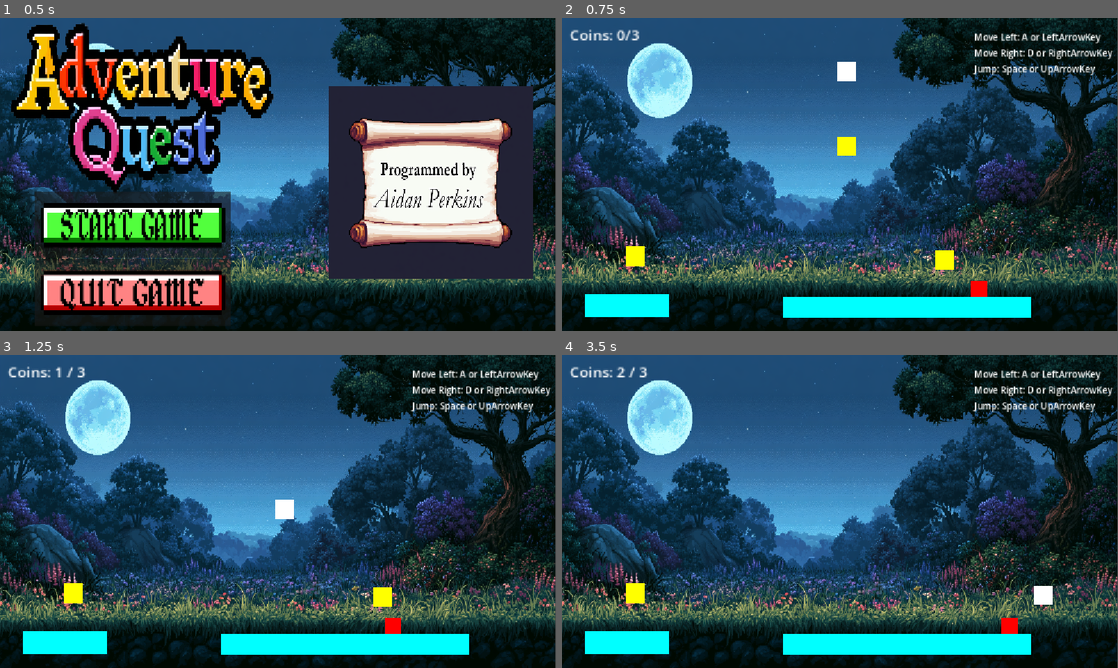
Above: before the commit, frames 1-4 (two rows, left to right).
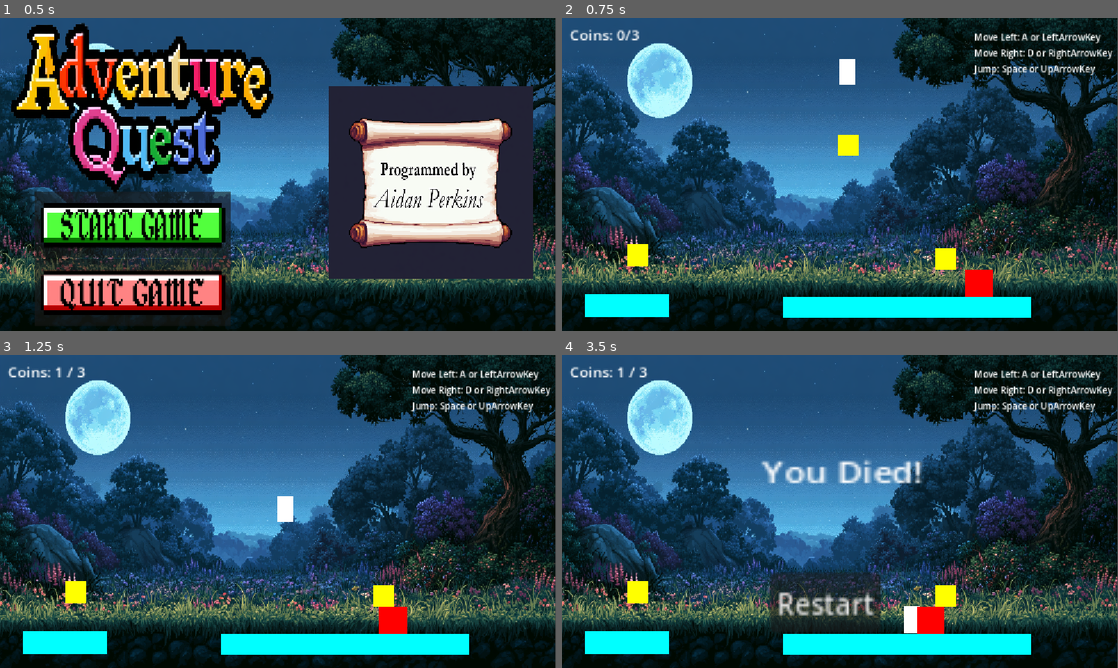
Above: after the commit, the same moments.

Repository: Saurolyn/2DPlatformerFantasyAdventureGame
Game: Godot game, scene res://scenes/MainMenu.tscn
The game is run twice, just before and just after one commit, with the same random seed, the same clock (stepped at 60 frames per second) and the same inputs. Sound files missing from this copy of the repository are replaced by a short silence.
Inputs (mouse positions are in pixels of both pictures, inside the frame that each line leads up to):
- Up to frame 1 (0.5 s): no input
- Up to frame 2 (0.75 s): click (695, 224) at 0.5 s
- Up to frame 3 (1.25 s): no input
- Up to frame 4 (3.5 s): hold D (move_right) 1.28-2 s; tap Space (jump) at 1.35, 1.52, 1.82, 2.85, 3.02, 3.32 s; click (823, 602) at 2 s, where only the run after the commit has a clickable "Restart"; hold D (move_right) from 2.78 s (still down)

Frame 1 is identical in both runs. In frame 2, 0.6% of the frame differs, in the area x 11-78%, y 13-90%; in frame 3, 0.5%; in frame 4, 5.2%, in the area x 9-89%, y 3-90%.

Commit message:
Add files via upload

Diff:
--- a/new-game-project/scenes/Coin.tscn
+++ b/new-game-project/scenes/Coin.tscn
@@ -14,10 +14,10 @@
 sprite_frames = SubResource("SpriteFrames_g4v7s")
 
 [node name="ColorRect" type="ColorRect" parent="CoinSpinningAnimation" unique_id=1386470974]
-offset_left = -23.0
-offset_top = -18.0
-offset_right = 17.0
-offset_bottom = 22.0
+offset_left = -10.0
+offset_top = -10.0
+offset_right = 10.0
+offset_bottom = 10.0
 color = Color(1, 1, 0, 1)
 
 [node name="CollisionShape2D" type="CollisionShape2D" parent="." unique_id=1752163326]
--- a/new-game-project/scenes/Enemy.tscn
+++ b/new-game-project/scenes/Enemy.tscn
@@ -7,6 +7,7 @@
 [sub_resource type="RectangleShape2D" id="RectangleShape2D_g4v7s"]
 
 [sub_resource type="RectangleShape2D" id="RectangleShape2D_yf5fn"]
+size = Vector2(34, 40)
 
 [node name="Enemy" type="CharacterBody2D" unique_id=1794879352]
 script = ExtResource("1_3gvst")
@@ -32,4 +33,7 @@
 [node name="Hitbox" type="Area2D" parent="." unique_id=2006622091]
 
 [node name="Large_Rectangle" type="CollisionShape2D" parent="Hitbox" unique_id=1510996580]
+position = Vector2(-1, 0)
 shape = SubResource("RectangleShape2D_yf5fn")
+
+[connection signal="body_entered" from="Hitbox" to="." method="_on_hitbox_body_entered"]
--- a/new-game-project/scenes/Level.tscn
+++ b/new-game-project/scenes/Level.tscn
@@ -23,20 +23,25 @@
 
 [node name="Player" parent="." unique_id=511585182 instance=ExtResource("1_q4iis")]
 position = Vector2(590, 96)
+scale = Vector2(1.677163, 1.8022426)
 
 [node name="HUD" parent="." unique_id=1628653138 instance=ExtResource("2_m3clv")]
 
 [node name="Enemy" parent="." unique_id=1794879352 instance=ExtResource("5_86ljf")]
 position = Vector2(882, 548)
+scale = Vector2(1.677163, 1.8022426)
 
 [node name="Coin" parent="." unique_id=722444702 instance=ExtResource("4_4eo0i")]
 position = Vector2(593, 264)
+scale = Vector2(2.2144685, 2.2098231)
 
 [node name="Coin2" parent="." unique_id=1262266975 instance=ExtResource("4_4eo0i")]
 position = Vector2(795, 499)
+scale = Vector2(2.2144685, 2.2098231)
 
 [node name="Coin3" parent="." unique_id=484928845 instance=ExtResource("4_4eo0i")]
 position = Vector2(156, 491)
+scale = Vector2(2.2144685, 2.2098231)
 
 [node name="Platform" parent="." unique_id=1746502382 instance=ExtResource("5_qifjx")]
 
--- a/new-game-project/scenes/Player.tscn
+++ b/new-game-project/scenes/Player.tscn
@@ -14,10 +14,10 @@
 sprite_frames = SubResource("SpriteFrames_57qmd")
 
 [node name="ColorRect" type="ColorRect" parent="AnimatedSprite2D" unique_id=724103443]
-offset_left = -21.0
-offset_top = -20.0
-offset_right = 19.0
-offset_bottom = 20.0
+offset_left = -10.0
+offset_top = -15.0
+offset_right = 10.0
+offset_bottom = 15.0
 
 [node name="Capsule" type="CollisionShape2D" parent="." unique_id=15818860]
 shape = SubResource("CapsuleShape2D_g4v7s")
--- a/new-game-project/scripts/Enemy.gd
+++ b/new-game-project/scripts/Enemy.gd
@@ -8,7 +8,7 @@
 	if not is_on_floor():
 		velocity.y += gravity * delta
 
-	# Intelligent Behavior: Reverse direction if hitting a wall or about to fall off a ledge
+	# Reverse direction if hitting a wall or about to fall off a ledge
 	if is_on_wall() or not $LedgeCheck.is_colliding():
 		direction *= -1
 		$WalkAnimation.flip_h = direction > 0
@@ -17,7 +17,7 @@
 	velocity.x = direction * speed
 	move_and_slide()
 
-# Connect the Hitbox Area2D's body_entered signal here
+# Connect the Hitbox Area2D's body_entered signal
 func _on_hitbox_body_entered(body):
 	if body.name == "Player":
 		GameManager.lose_game()
--- a/new-game-project/scripts/GameManager.gd
+++ b/new-game-project/scripts/GameManager.gd
@@ -21,7 +21,7 @@
 	if click_sfx_stream:
 		var sfx_player = AudioStreamPlayer2D.new()
 		sfx_player.stream = click_sfx_stream
-		sfx_player.process_mode = Node.PROCESS_MODE_ALWAYS # Works during game pause
+		sfx_player.process_mode = Node.PROCESS_MODE_ALWAYS # Plays even when paused
 		add_child(sfx_player)
 		sfx_player.play()
 		sfx_player.finished.connect(sfx_player.queue_free) # Auto-delete when done
@@ -47,12 +47,12 @@
 func lose_game():
 	play_defeat_music()
 	game_over.emit()
-	get_tree().paused = true # Pauses the game state
+	get_tree().paused = true # Game state: Paused
 
 func win_game():
 	play_victory_music()
 	game_won.emit()
-	get_tree().paused = true
+	get_tree().paused = true # Game state: Paused
 
 func reset_game():
 	coins = 0
@@ -60,5 +60,5 @@
 		get_node("VictoryMusicPlayer").queue_free()
 	if has_node("DefeatMusicPlayer"):
 		get_node("DefeatMusicPlayer").queue_free()
-	get_tree().paused = false
+	get_tree().paused = false # Game state: Paused
 	get_tree().change_scene_to_file("res://scenes/Level.tscn")
--- a/new-game-project/scripts/HUD.gd
+++ b/new-game-project/scripts/HUD.gd
@@ -1,7 +1,6 @@
 extends CanvasLayer
 
 func _ready():
-	# Elegant decoupling: HUD listens to GameManager state changes
 	GameManager.coin_collected.connect(update_coins)
 	GameManager.game_over.connect(show_lose_screen)
 	GameManager.game_won.connect(show_win_screen)
--- a/new-game-project/scripts/Player.gd
+++ b/new-game-project/scripts/Player.gd
@@ -12,15 +12,15 @@
 	# Add gravity
 	if not is_on_floor():
 		velocity.y += gravity * delta
-		play_anim("jump") # Fixed: removed $ so it uses the variable
+		play_anim("jump")
 
-	# Handle Jump (Input 1)
+	# Handle Jump
 	if Input.is_action_just_pressed("jump") and is_on_floor():
 		velocity.y = JUMP_VELOCITY
 		if jump_sound:
 			jump_sound.play()
 
-	# Handle Movement (Inputs 2 & 3)
+	# Handle Left and Right Movement
 	var direction = Input.get_axis("move_left", "move_right")
 	if direction:
 		velocity.x = direction * SPEED
